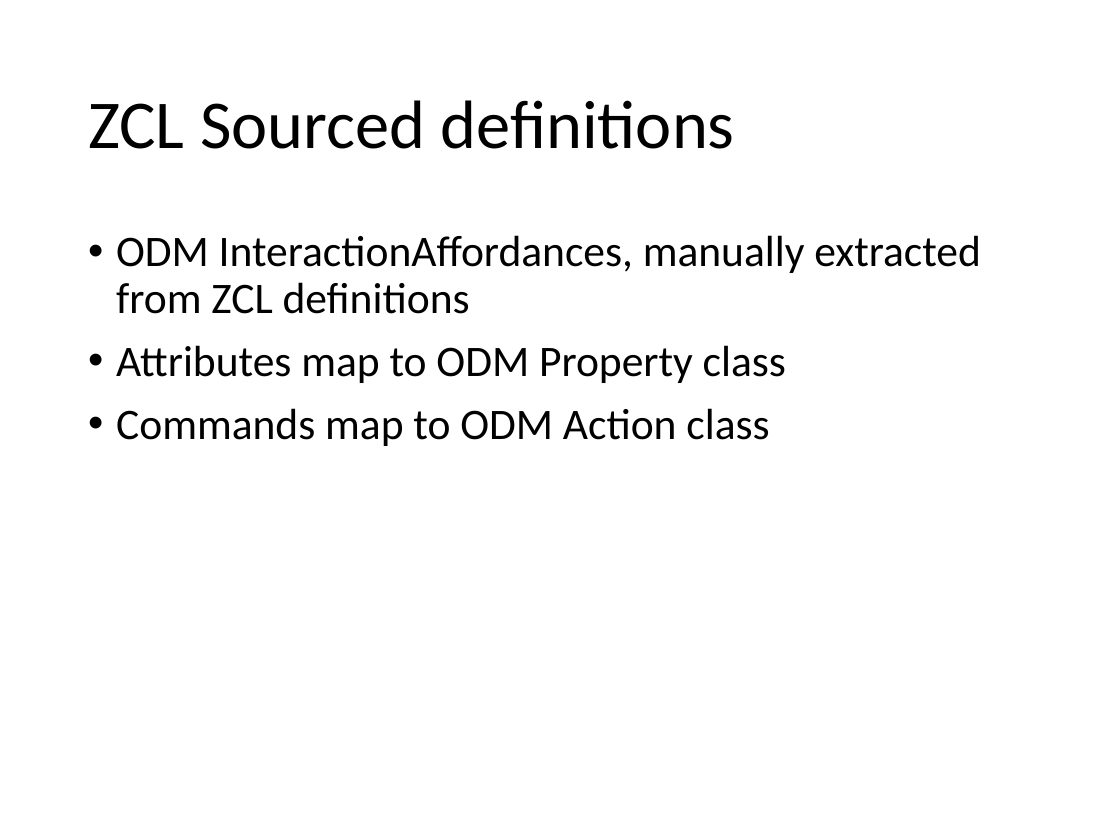
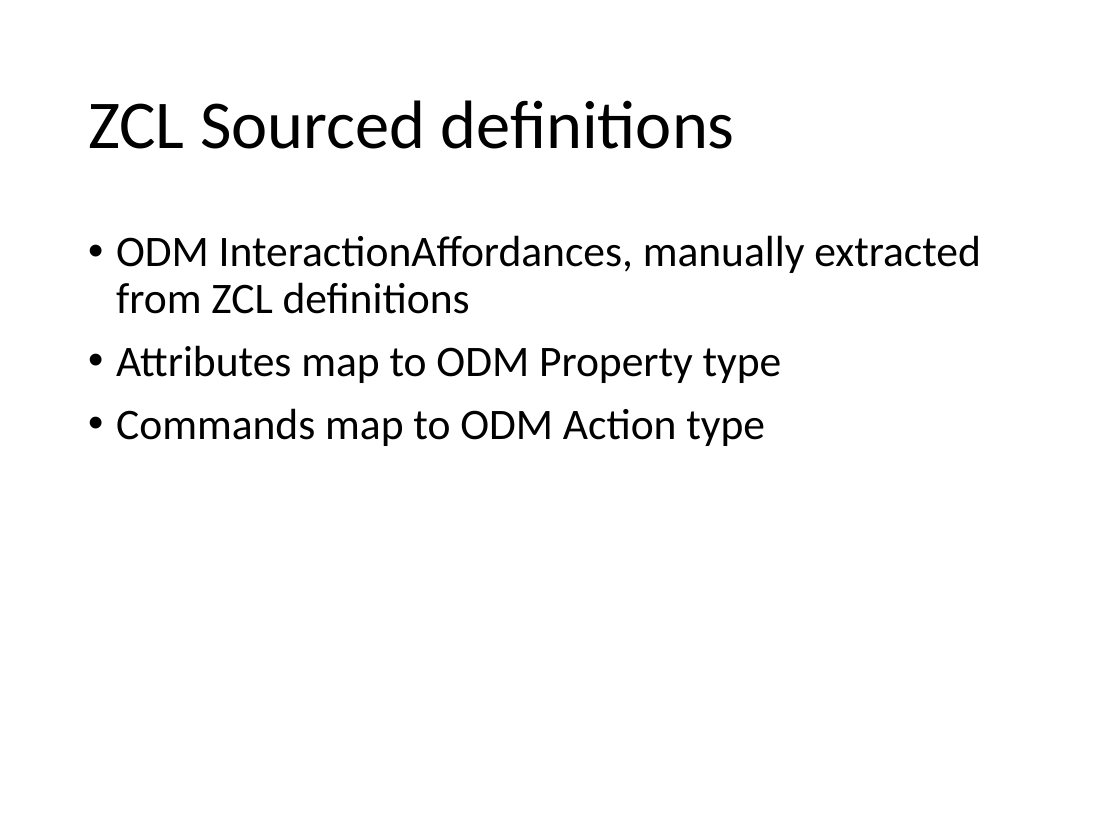
Before and after one commit to mjkoster/ODM-Examples, a slide deck: slide 14 of ODM-CDF.pptx. Drawn at 1120x840 pixels with LibreOffice and Linux fonts; fonts in the diff are those of the drawing. Boxes give left, top, right and bottom in pixels: in the first picture for what was removed or moved away, otherwise in the second. Text is boxed around its words. In the diff, an @@ line names an element or a change of style, - is before the commit and + after.

Commit message:
Add TDL to slides
Also align terms and fix typos

```diff
--- a/ODM-CDF.pptx
+++ b/ODM-CDF.pptx
@@ text at (116,345,782,446): text changed @@
-• Attributes map to ODM Property class
-• Commands map to ODM Action class
+• Attributes map to ODM Property type
+• Commands map to ODM Action type
```
Also in this commit, not shown: 15 other slides changed, 8 slides added, 2 other files.
